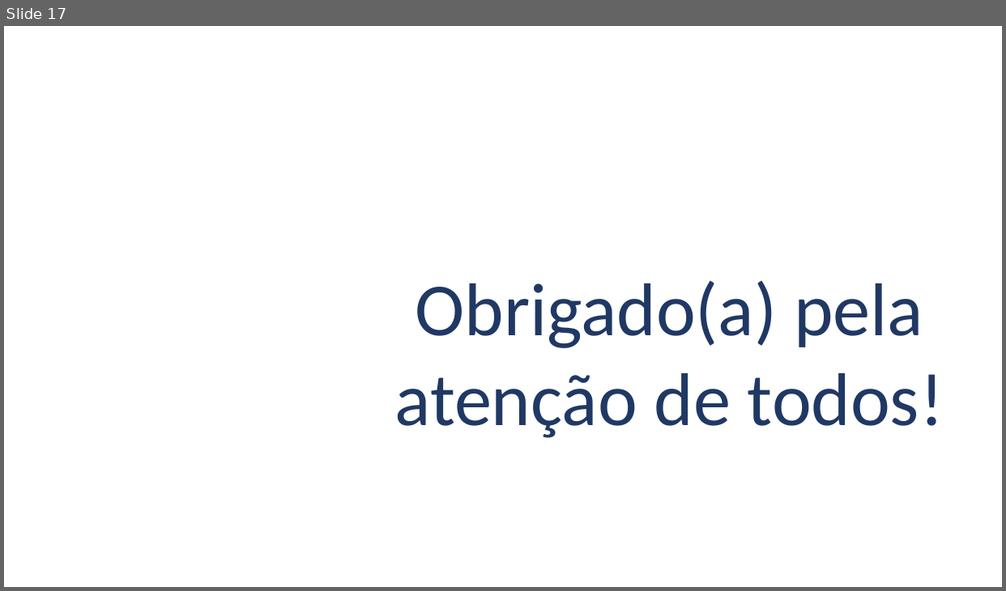
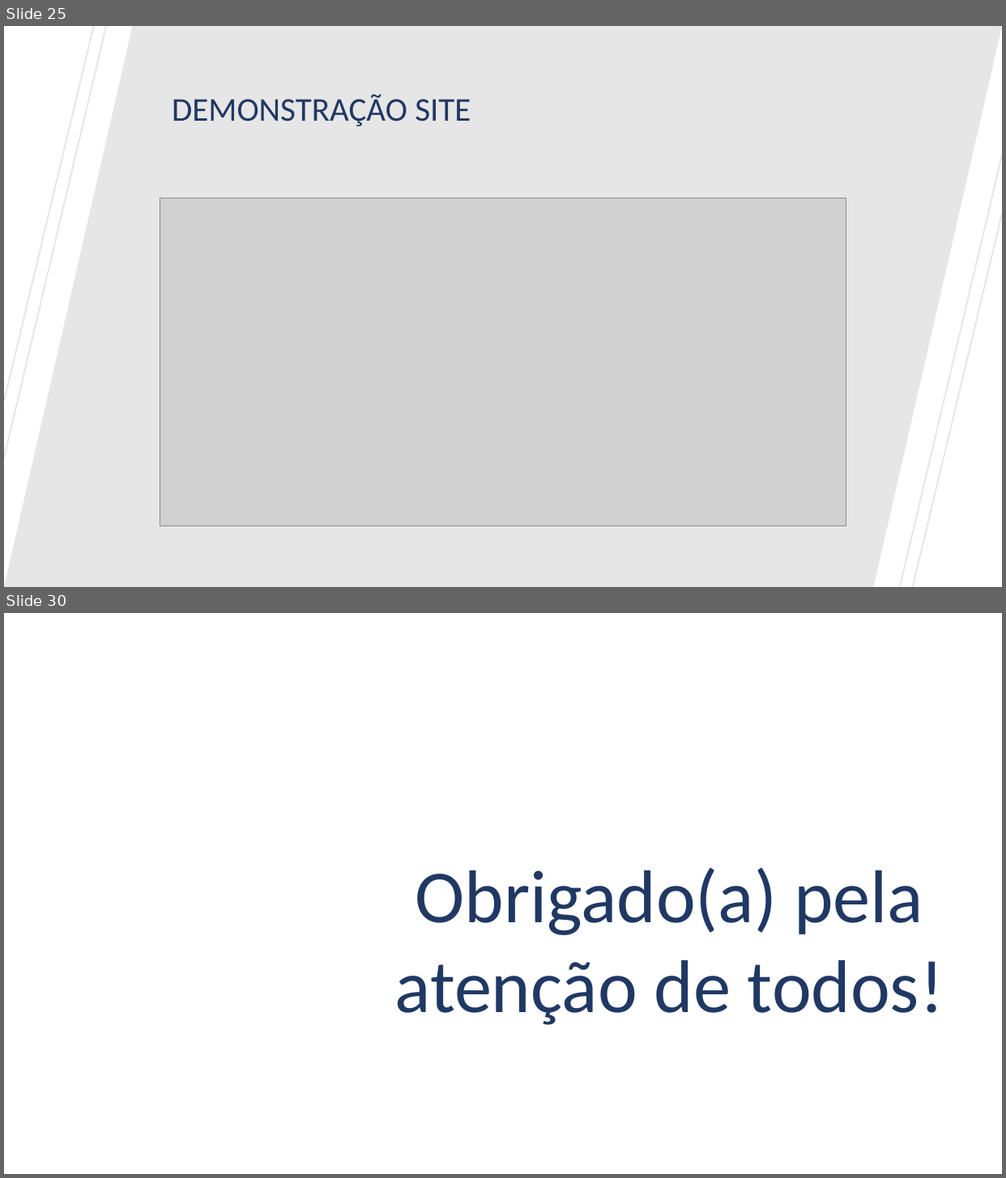
Before and after one commit to ewertonoliveira-dev/Projeto-Volt-Solar, a slide deck: ApresentaçãoPPT.pptx. Shown one above the other, each under a label of ours: slide 17 before the commit, slides 25 and 30 after it; the slides between them are not shown. The pictures are 1006x591 and 1006x1178 pixels, drawn with LibreOffice and Linux fonts; fonts in the diff are those of the drawing; grey boxes stand for pictures; background and template pictures are left out. Boxes give left, top, right and bottom in pixels: in the first picture for what was removed or moved away, otherwise in the second. Text is boxed around its words. In the diff, an @@ line names an element or a change of style, - is before the commit and + after.

```diff
--- a/ApresentaçãoPPT.pptx
+++ b/ApresentaçãoPPT.pptx
@@ slide 25 added at (4,26,1002,587), background picture (left out) @@
@@ parallelogram added at (4,26,1002,587), fill #E7E6E6 @@
@@ line added from (107, 26) to (4, 459), #E7E6E6 1.5 pt @@
@@ line added from (94, 26) to (4, 401), #E7E6E6 1.5 pt @@
@@ text added at (172,94,471,126), 32 pt, text #203864 @@
+DEMONSTRAÇÃO SITE
@@ line added from (1002, 155) to (900, 587), #E7E6E6 1.5 pt @@
@@ picture added at (160,199,846,526) @@
@@ line added from (1002, 214) to (912, 587), #E7E6E6 1.5 pt @@
@@ what was slide 17 is now slide 30 @@
```
Also in this commit, not shown: 3 slides changed, 13 other slides added, 1 slide removed.
